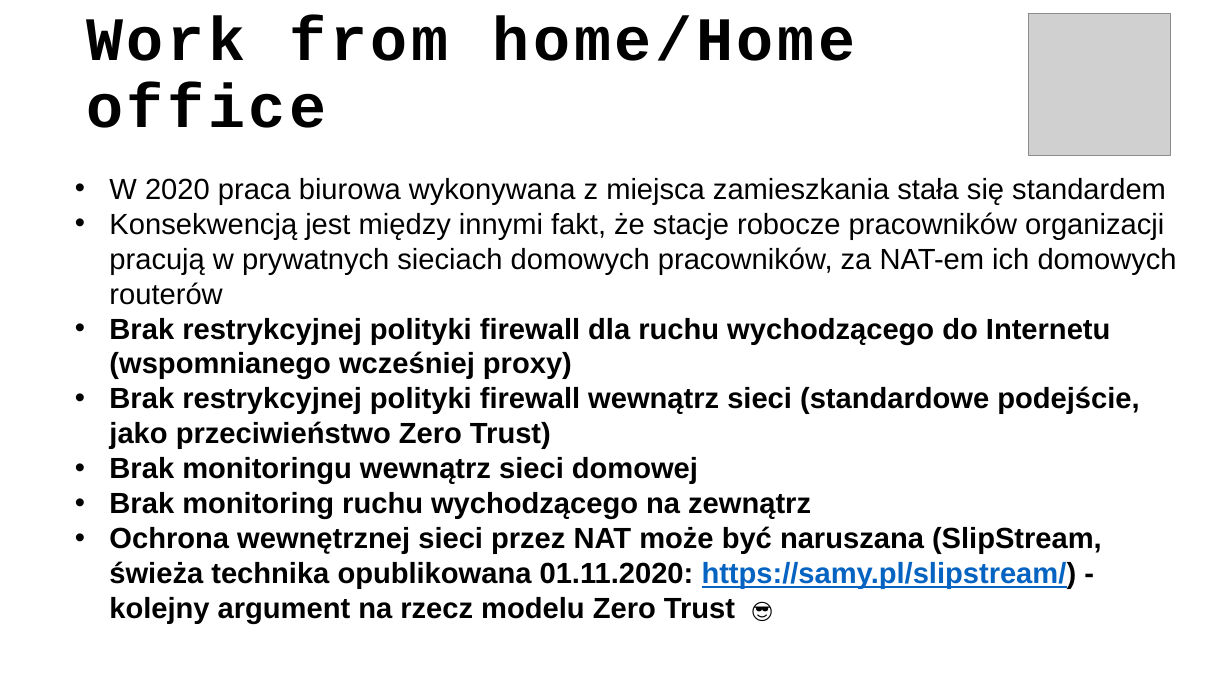
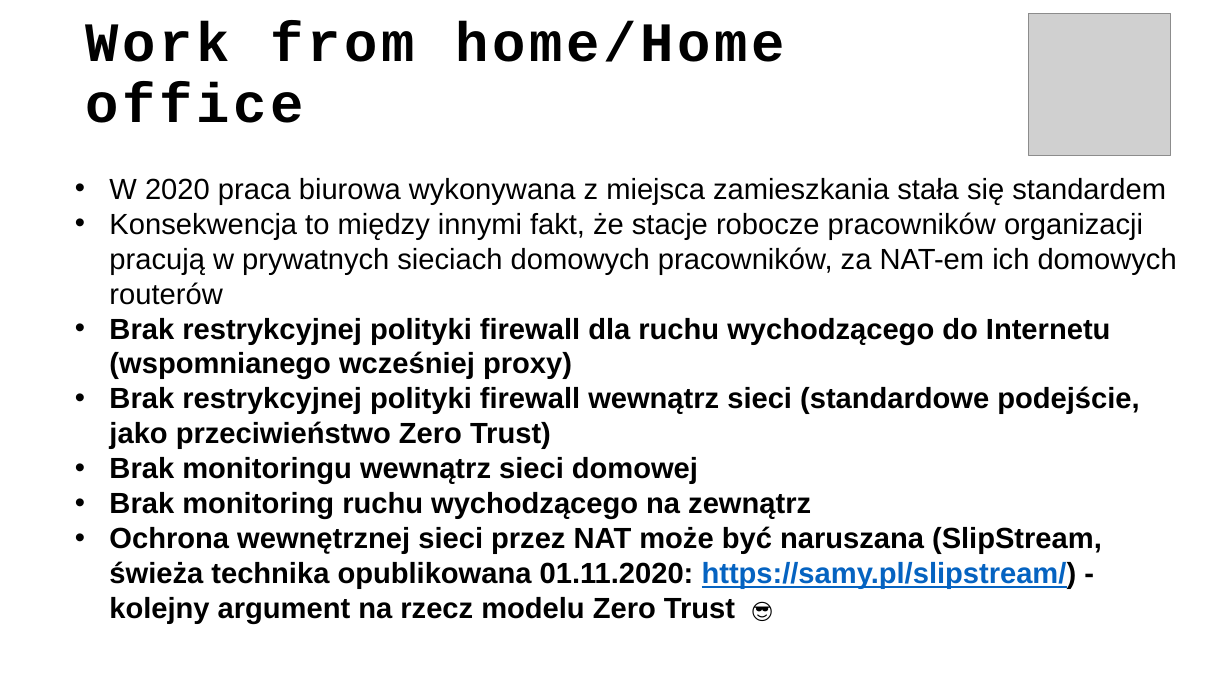
Before and after one commit to ewilded/DFIR, a slide deck: slide 20 of 1_Infrastruktura_IT.pptx. Drawn at 1232x693 pixels with LibreOffice and Linux fonts; fonts in the diff are those of the drawing; grey boxes stand for pictures. Boxes give left, top, right and bottom in pixels: in the first picture for what was removed or moved away, otherwise in the second. Text is boxed around its words. In the diff, an @@ line names an element or a change of style, - is before the commit and + after.

```diff
--- a/1_Infrastruktura_IT.pptx
+++ b/1_Infrastruktura_IT.pptx
@@ title "Work from home/Home office" at [86, 22, 785, 123]: size 48.1 to 43.3 pt, letter spacing 2.9 to 2.8 pt @@
@@ text at [109, 212, 1177, 305]: text changed @@
-• Konsekwencją jest między innymi fakt, że stacje robocze pracowników organizacji pracują w prywatnych sieciach domowych pracowników, za NAT-em ich domowych routerów
+• Konsekwencja to między innymi fakt, że stacje robocze pracowników organizacji pracują w prywatnych sieciach domowych pracowników, za NAT-em ich domowych routerów
```
Also in this commit, not shown: 19 other slides changed, 1 slide added, 1 slide removed, 5 other files.
